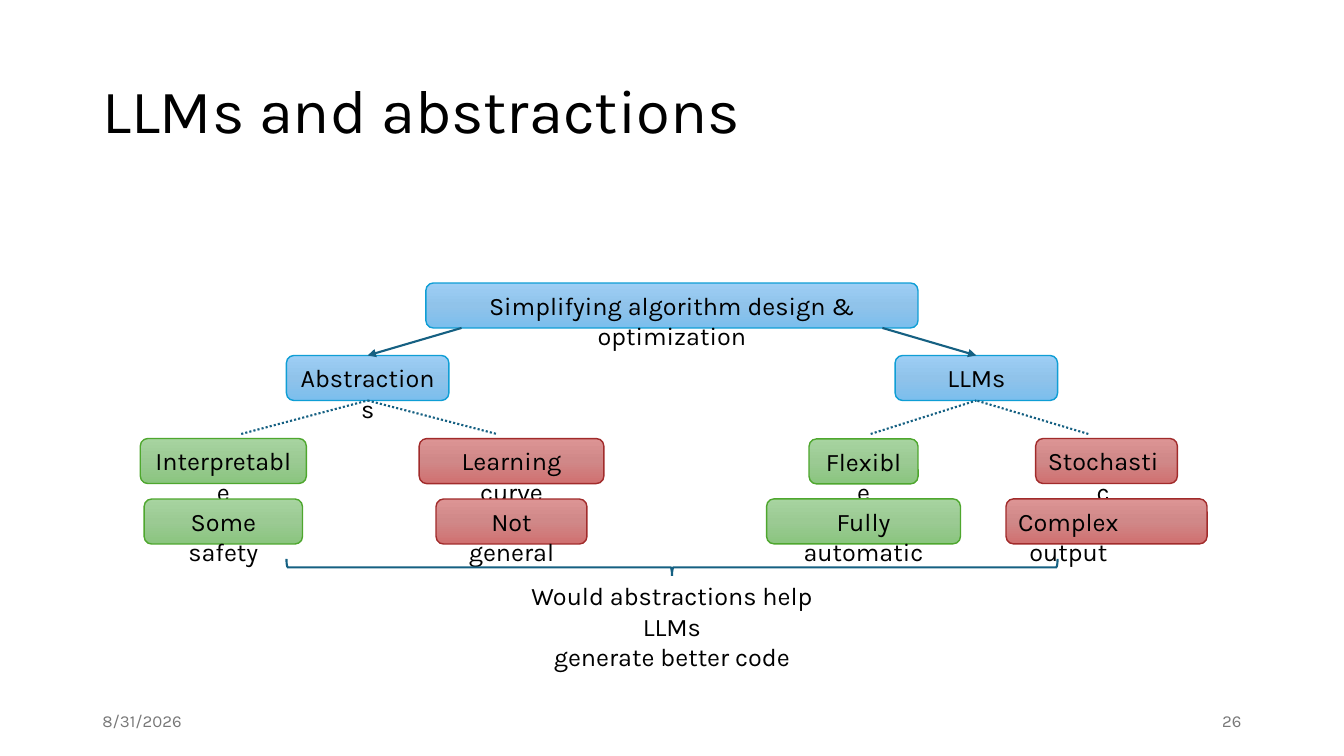
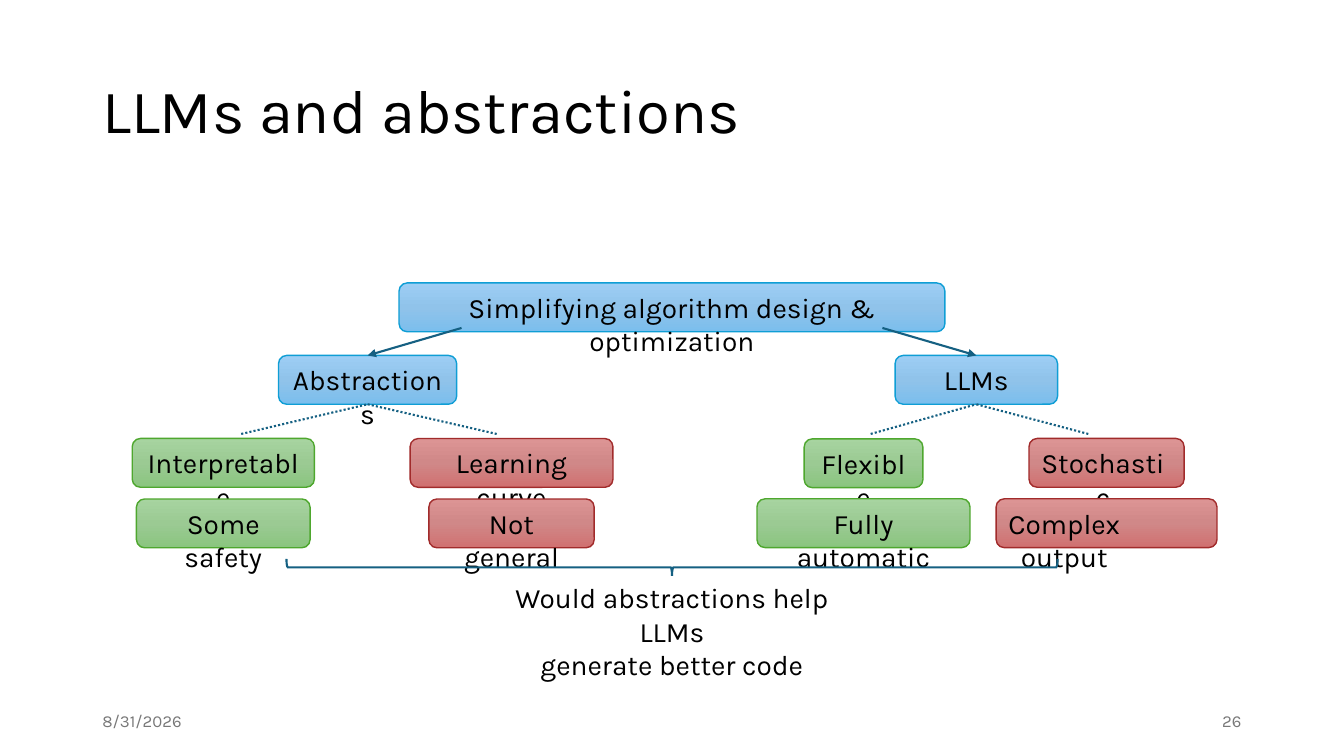
Before and after one commit to jiriklepl/phd-thesis, a slide deck: slide 26 of slides/Optimizing Memory Layouts and Traversal Orders in High-Performance Computing.pptx. Drawn at 1344x756 pixels with LibreOffice and Linux fonts; fonts in the diff are those of the drawing. Boxes give left, top, right and bottom in pixels: in the first picture for what was removed or moved away, otherwise in the second. Text is boxed around its words. In the diff, an @@ line names an element or a change of style, - is before the commit and + after.

```diff
--- a/slides/Optimizing Memory Layouts and Traversal Orders in High-Performance Computing.pptx
+++ b/slides/Optimizing Memory Layouts and Traversal Orders in High-Performance Computing.pptx
@@ rounded rectangle "Simplifying algorithm design & optimization": place and size @@
-rounded rectangle "Simplifying algorithm design & optimization" at (426, 283, 919, 329)
+rounded rectangle "Simplifying algorithm design & optimization" at (399, 283, 946, 332)
@@ rounded rectangle "Abstractions": place and size @@
-rounded rectangle "Abstractions" at (286, 356, 449, 401)
+rounded rectangle "Abstractions" at (278, 356, 457, 404)
@@ line moved from (241, 435) - (368, 400) to (241, 435) - (368, 404) @@
@@ line moved from (368, 400) - (497, 435) to (368, 404) - (497, 435) @@
@@ line moved from (871, 435) - (977, 400) to (871, 435) - (977, 404) @@
@@ line moved from (1089, 435) - (977, 400) to (1089, 435) - (977, 404) @@
@@ rounded rectangle "Interpretable": place and size @@
-rounded rectangle "Interpretable" at (140, 439, 307, 484)
+rounded rectangle "Interpretable" at (132, 439, 315, 487)
@@ rounded rectangle "Learning curve": place and size @@
-rounded rectangle "Learning curve" at (419, 439, 604, 484)
+rounded rectangle "Learning curve" at (410, 439, 613, 487)
@@ rounded rectangle "Flexible": place and size @@
-rounded rectangle "Flexible" at (810, 439, 919, 484)
+rounded rectangle "Flexible" at (805, 439, 924, 487)
@@ rounded rectangle "Stochastic": place and size @@
-rounded rectangle "Stochastic" at (1035, 439, 1178, 484)
+rounded rectangle "Stochastic" at (1029, 439, 1185, 487)
@@ rounded rectangle "Some safety": place and size @@
-rounded rectangle "Some safety" at (144, 499, 302, 544)
+rounded rectangle "Some safety" at (136, 499, 310, 547)
@@ rounded rectangle "Not general": place and size @@
-rounded rectangle "Not general" at (437, 499, 588, 544)
+rounded rectangle "Not general" at (430, 499, 595, 547)
@@ rounded rectangle "Fully automatic": place and size @@
-rounded rectangle "Fully automatic" at (767, 499, 961, 544)
+rounded rectangle "Fully automatic" at (757, 499, 970, 547)
@@ rounded rectangle "Complex output": place and size @@
-rounded rectangle "Complex output" at (1006, 499, 1207, 544)
+rounded rectangle "Complex output" at (996, 499, 1217, 547)
@@ size 18 to 20 pt in 12 elements at (895, 356, 1058, 404), (805, 439, 924, 487), (430, 499, 595, 547), (1029, 439, 1185, 487), (132, 439, 315, 487), (136, 499, 310, 547), (410, 439, 613, 487), (278, 356, 457, 404), (996, 499, 1217, 547), (757, 499, 970, 547), (399, 283, 946, 332), (515, 588, 829, 682) @@
@@ text "Would abstractions help LLMs generate ...": place and size @@
-text "Would abstractions help LLMs generate ..." at (531, 587, 812, 672)
+text "Would abstractions help LLMs generate ..." at (515, 588, 829, 682)
```
Also in this commit, not shown: 15 other slides changed.
